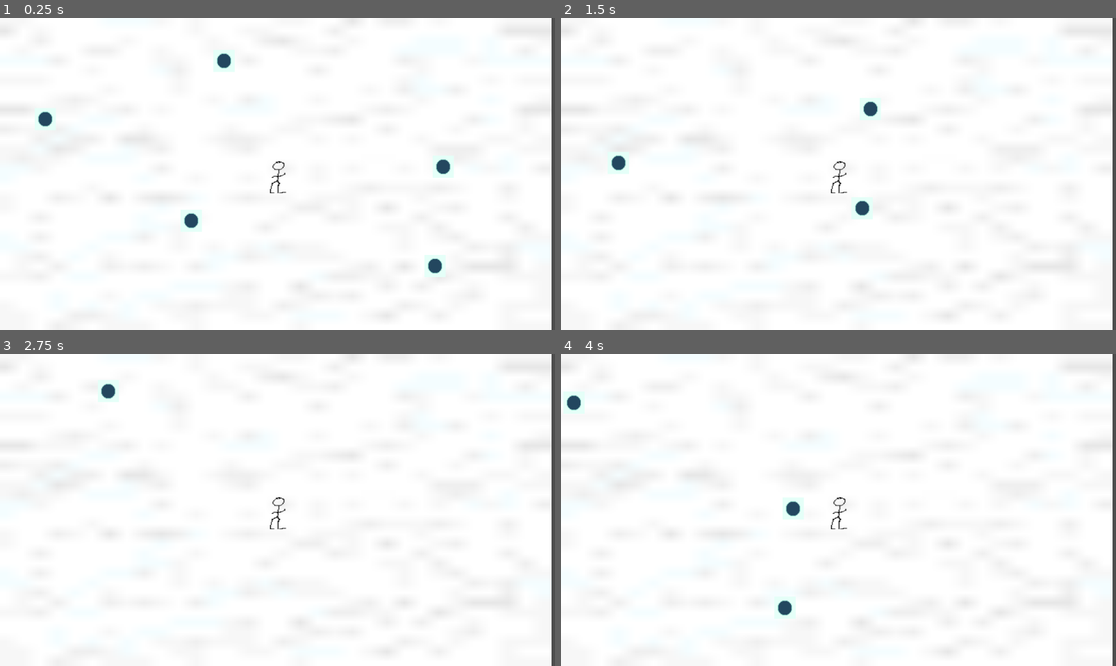
Above: before the commit, frames 1-4 (two rows, left to right).
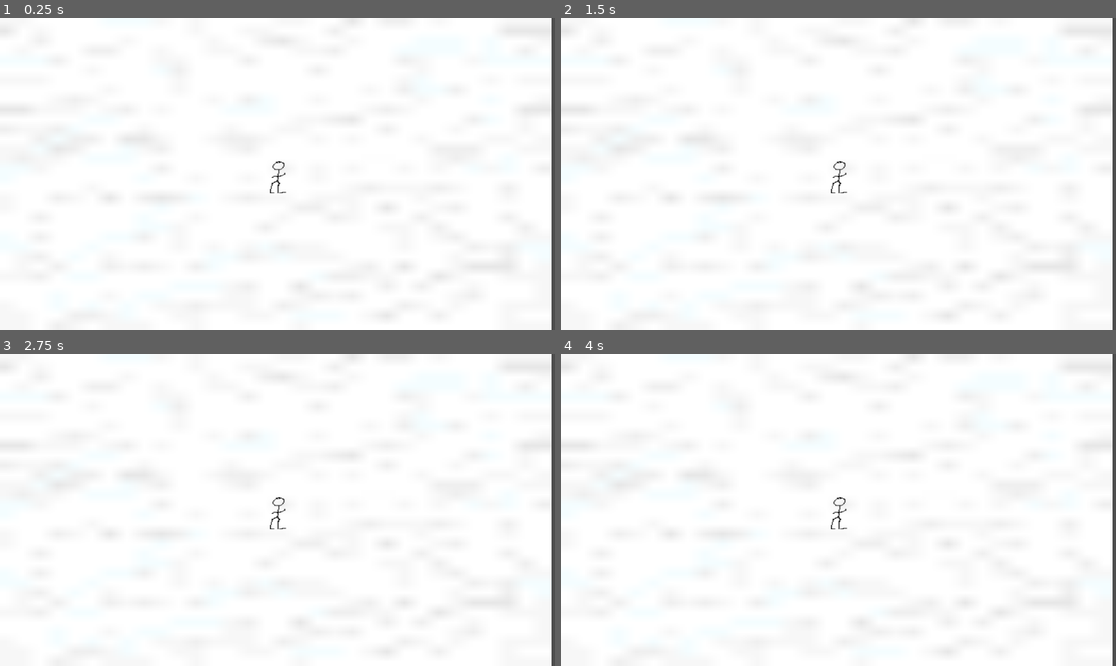
Above: after the commit, the same moments.

Repository: xkolyaskin/Mycrosoffed-Studios
Game: Godot game, scene res://fishing_minigame.tscn
Two runs of this game, one before a commit and one after it. Both use one fixed random seed, a clock stepped at 60 frames per second and the inputs below. This scene is started directly instead of the project's main scene.
Inputs:
- Up to frame 1 (0.25 s): no input
- Up to frame 2 (1.5 s): tap Enter at 0.5 s; hold D (move_right) 0.53-1.28 s; hold S (move_down) from 1.28 s (still down)
- Up to frame 3 (2.75 s): release S (move_down) at 2.03 s; hold D (move_right) from 2.03 s (still down)
- Up to frame 4 (4 s): release D (move_right) at 2.78 s; hold W (move_up) 2.78-3.53 s; hold A (move_left) from 3.53 s (still down)

The runs differ from the first frame. In frame 1, 0.8% of the frame differs, in the area x 6-82%, y 11-82%; in frame 2, 0.4%; in frame 3, 0.2%; in frame 4, 0.5%.

Commit message:
added fishing spot, removed fishing hole

Diff:
--- a/new-game-project/fishing_hole.tscn
+++ /dev/null
@@ -1,15 +0,0 @@
-[gd_scene load_steps=3 format=3 uid="uid://bnhoxo3lcqlad"]
-
-[ext_resource type="Texture2D" uid="uid://kblwwfx56ka8" path="res://Visual Assets/Ice_Hole_Texture.png.png" id="1_67wn1"]
-
-[sub_resource type="CircleShape2D" id="CircleShape2D_2sl56"]
-radius = 35.2278
-
-[node name="FishingHole" type="StaticBody2D"]
-
-[node name="CollisionShape2D" type="CollisionShape2D" parent="."]
-shape = SubResource("CircleShape2D_2sl56")
-
-[node name="IceHoleTexture_png" type="Sprite2D" parent="."]
-scale = Vector2(1.375, 1.4375)
-texture = ExtResource("1_67wn1")
--- a/new-game-project/fishing_minigame.tscn
+++ b/new-game-project/fishing_minigame.tscn
@@ -1,7 +1,6 @@
-[gd_scene load_steps=4 format=3 uid="uid://4k45peewhy1g"]
+[gd_scene load_steps=3 format=3 uid="uid://4k45peewhy1g"]
 
 [ext_resource type="Texture2D" uid="uid://ba1coitaiomao" path="res://Visual Assets/Snow Background Texture-1.png - Copy.png" id="1_cx6uu"]
-[ext_resource type="PackedScene" uid="uid://bnhoxo3lcqlad" path="res://fishing_hole.tscn" id="2_lmc8y"]
 [ext_resource type="PackedScene" uid="uid://d0h7s2b3qj6hu" path="res://player.tscn" id="3_edgh5"]
 
 [node name="FishingMinigame" type="Node2D"]
@@ -14,20 +13,5 @@
 scale = Vector2(35.9688, 20.375)
 texture = ExtResource("1_cx6uu")
 
-[node name="FishingHole" parent="." instance=ExtResource("2_lmc8y")]
-position = Vector2(384, 417)
-
-[node name="FishingHole2" parent="." instance=ExtResource("2_lmc8y")]
-position = Vector2(452, 85)
-
-[node name="FishingHole3" parent="." instance=ExtResource("2_lmc8y")]
-position = Vector2(907, 305)
-
 [node name="Player" parent="." instance=ExtResource("3_edgh5")]
 position = Vector2(563, 320)
-
-[node name="FishingHole4" parent="." instance=ExtResource("2_lmc8y")]
-position = Vector2(890, 511)
-
-[node name="FishingHole5" parent="." instance=ExtResource("2_lmc8y")]
-position = Vector2(81, 206)
--- /dev/null
+++ b/new-game-project/fishing_spot.tscn
@@ -0,0 +1,17 @@
+[gd_scene load_steps=2 format=3 uid="uid://b60j28xhl27hs"]
+
+[sub_resource type="RectangleShape2D" id="RectangleShape2D_voq3y"]
+size = Vector2(74, 35)
+
+[node name="StaticBody2D" type="StaticBody2D"]
+
+[node name="ColorRect" type="ColorRect" parent="."]
+offset_left = -42.0
+offset_top = -7.0
+offset_right = 45.0
+offset_bottom = 34.0
+color = Color(0, 0.376471, 0.666667, 1)
+
+[node name="CollisionShape2D" type="CollisionShape2D" parent="."]
+position = Vector2(0, 7.5)
+shape = SubResource("RectangleShape2D_voq3y")
